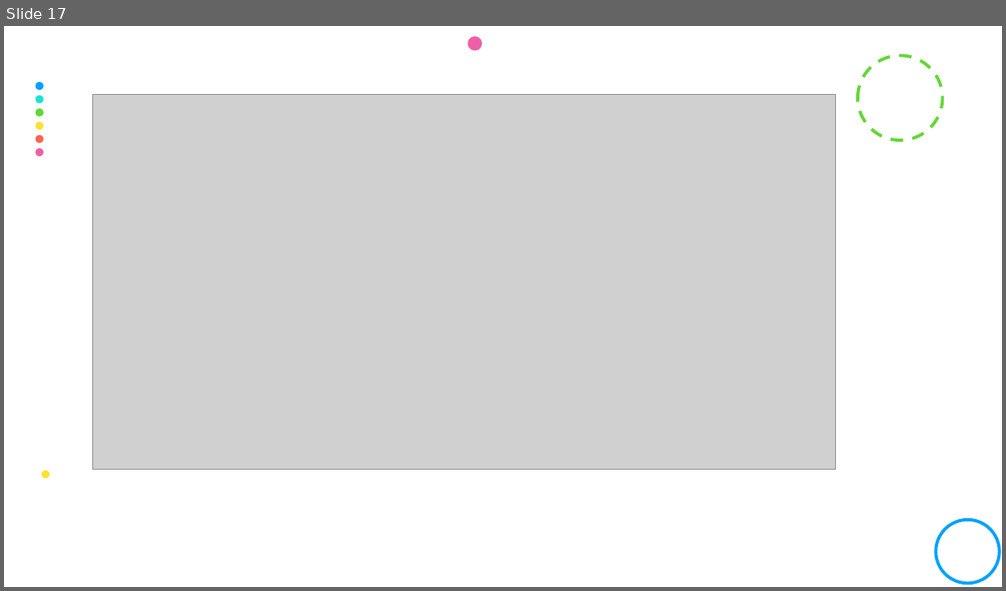
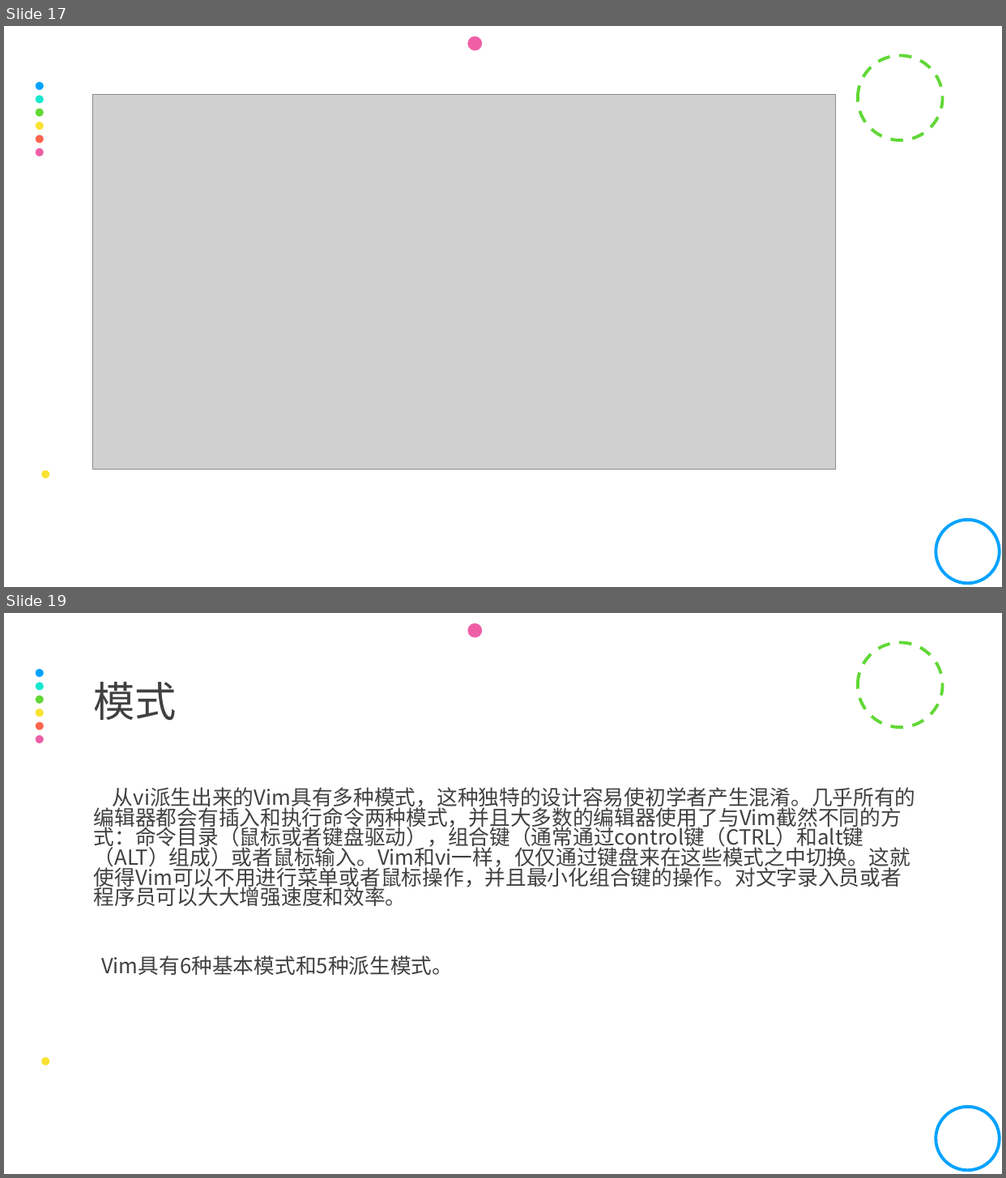
Before and after one commit to yrc123/yrcStudy, a slide deck: 服务外包/Linux使用基础.pptx. Shown one above the other, each under a label of ours: slide 17 before the commit, slides 17 and 19 after it; the slides between them are not shown. The pictures are 1006x591 and 1006x1178 pixels, drawn with LibreOffice and Linux fonts; fonts in the diff are those of the drawing; grey boxes stand for pictures. Boxes give left, top, right and bottom in pixels: in the first picture for what was removed or moved away, otherwise in the second. Text is boxed around its words. In the diff, an @@ line names an element or a change of style, - is before the commit and + after.

```diff
--- a/服务外包/Linux使用基础.pptx
+++ b/服务外包/Linux使用基础.pptx
@@ slide 19 added at bbox=[4, 613, 1002, 1174], background #FFFFFF; not listed: 10 template elements that a slide beside it also shows @@
@@ title added at bbox=[94, 682, 177, 720], 40 pt, text #404040 @@
+模式
@@ text added at bbox=[94, 787, 916, 975], 20 pt, text #404040 @@
+从vi派生出来的Vim具有多种模式，这种独特的设计容易使初学者产生混淆。几乎所有的编辑器都会有插入和执行命令两种模式，并且大多数的编辑器使用了与Vim截然不同的方式：命令目录（鼠标或者键盘驱动），组合键（通常通过control键（CTRL）和alt键（ALT）组成）或者鼠标输入。Vim和vi一样，仅仅通过键盘来在这些模式之中切换。这就使得Vim可以不用进行菜单或者鼠标操作，并且最小化组合键的操作。对文字录入员或者程序员可以大大增强速度和效率。
+  Vim具有6种基本模式和5种派生模式。
```
Also in this commit, not shown: 7 slides changed, 3 other slides added.
